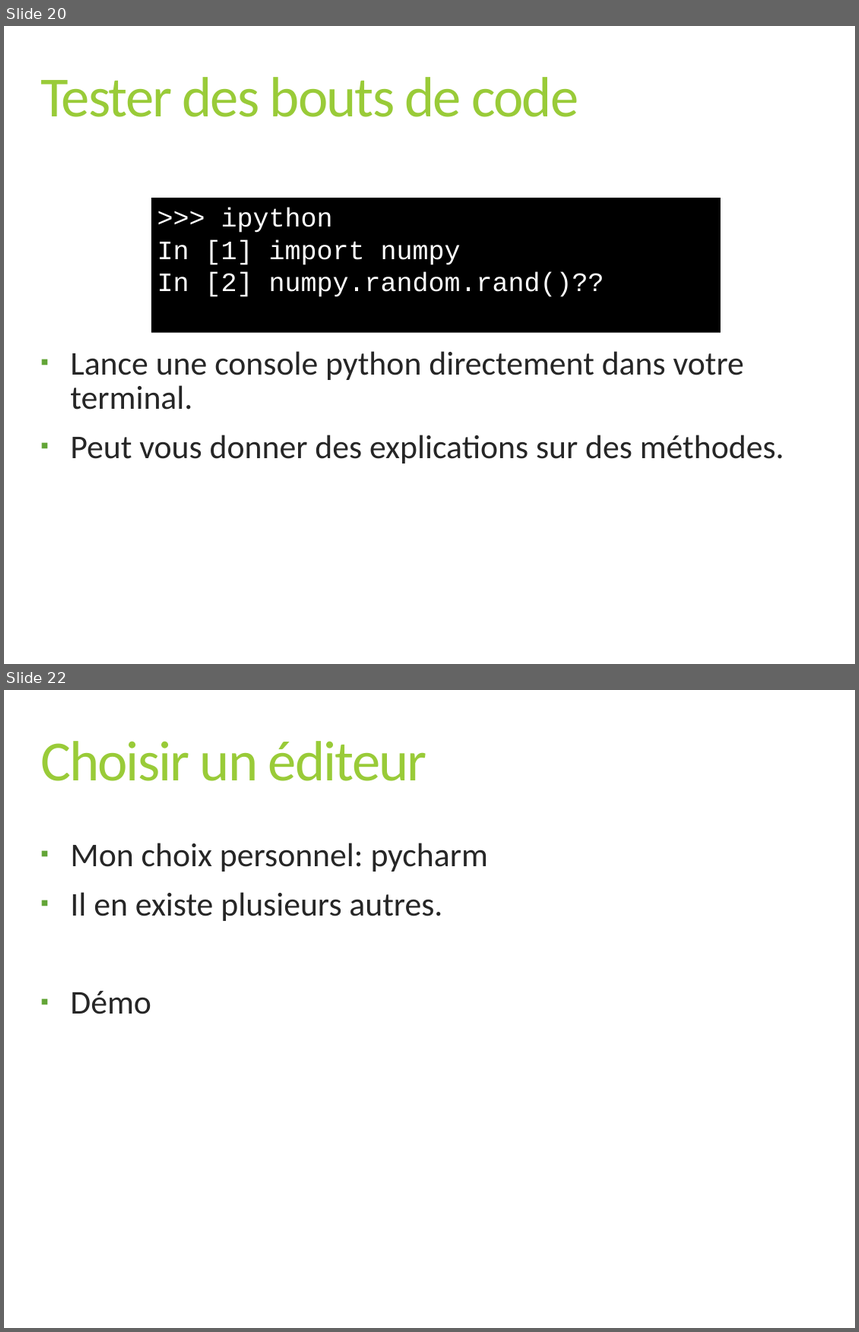
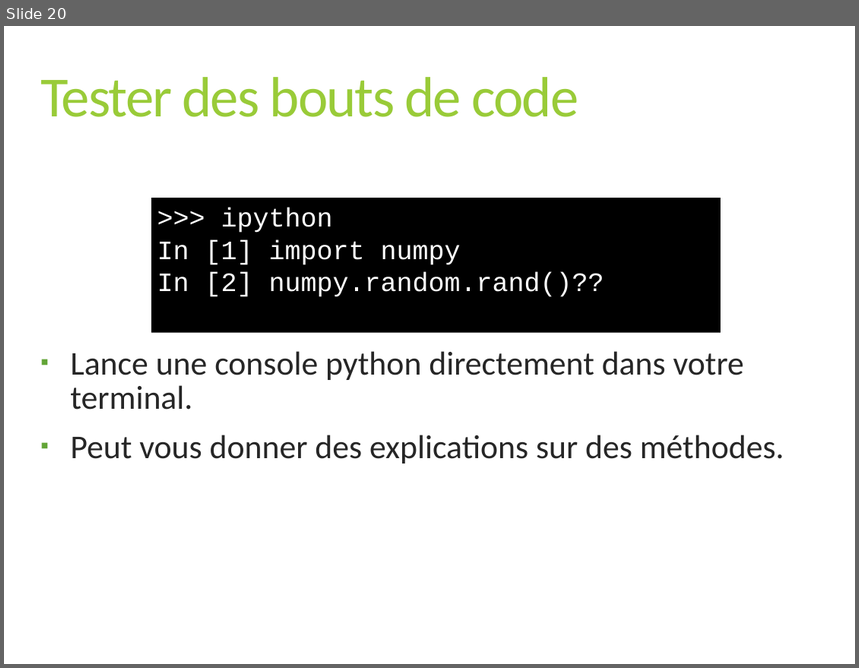
Before and after one commit to scilus/scilus_website, a slide deck: static/courses/imn359/cours/Intro_python.pptx. Shown one above the other, each under a label of ours: slides 20 and 22 before the commit, slide 20 after it; the slides between them are not shown. The pictures are 859x1332 and 859x668 pixels, drawn with LibreOffice and Linux fonts; fonts in the diff are those of the drawing. Boxes give left, top, right and bottom in pixels: in the first picture for what was removed or moved away, otherwise in the second. Text is boxed around its words. In the diff, an @@ line names an element or a change of style, - is before the commit and + after.

```diff
--- a/static/courses/imn359/cours/Intro_python.pptx
+++ b/static/courses/imn359/cours/Intro_python.pptx
@@ slide 22 removed at [4,690,855,1328], background #FFFFFF @@
@@ title removed at [40,741,427,781] @@
-Choisir un éditeur
@@ text removed at [70,843,488,1015] @@
-▪ Mon choix personnel: pycharm
-▪ Il en existe plusieurs autres.
-▪ Démo
```
Also in this commit, not shown: 1 slide changed, 2 other slides removed.
